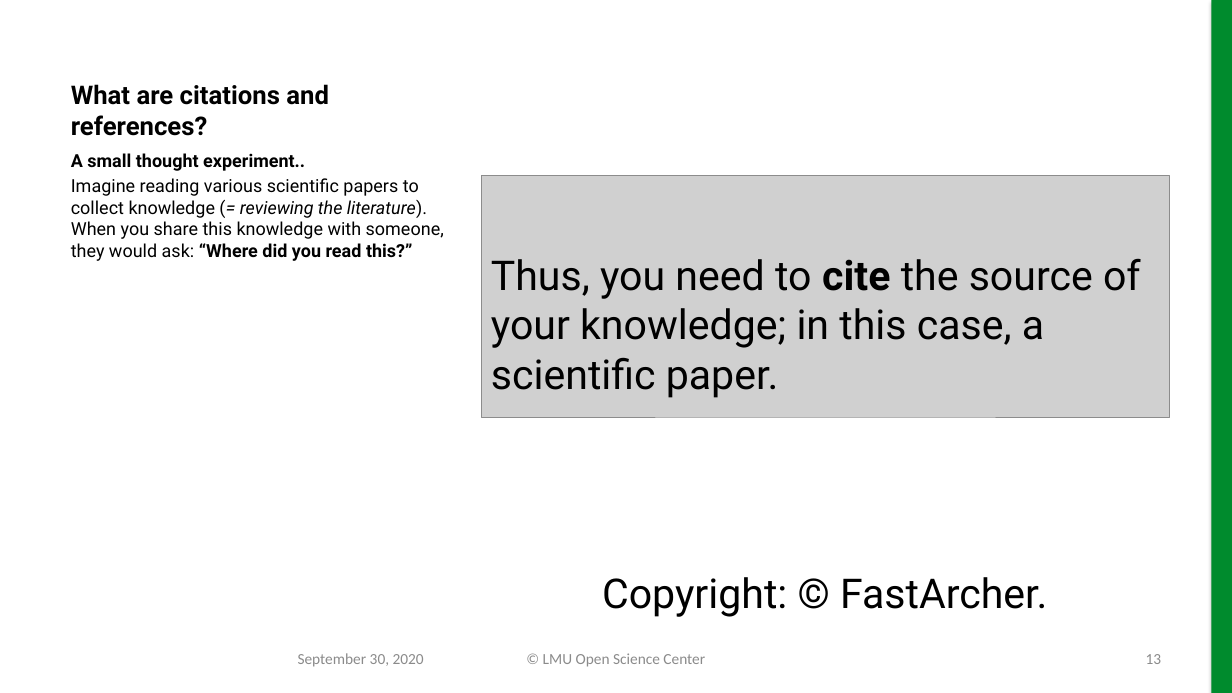
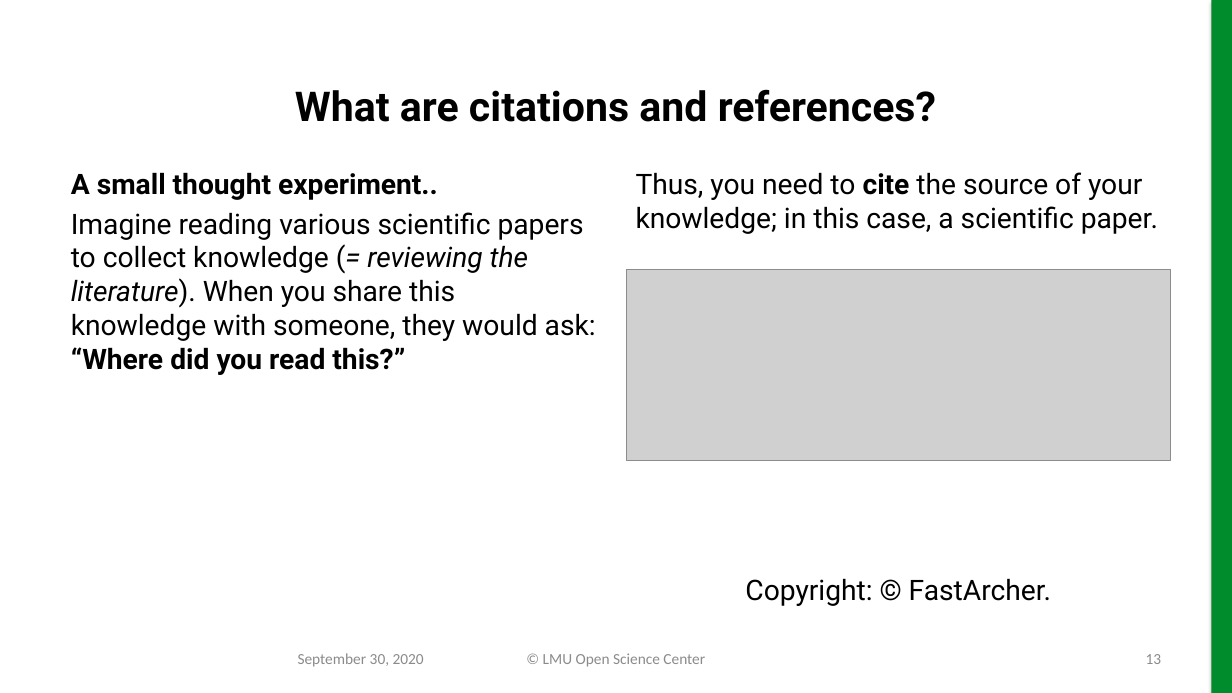
Before and after one commit to lmu-osc/slides-zenodo, a slide deck: slide 13 of working-output.pptx. Drawn at 1232x693 pixels with LibreOffice and Linux fonts; fonts in the diff are those of the drawing; grey boxes stand for pictures; background and template pictures are left out. Boxes give left, top, right and bottom in pixels: in the first picture for what was removed or moved away, otherwise in the second. Text is boxed around its words. In the diff, an @@ line names an element or a change of style, - is before the commit and + after.

```diff
--- a/working-output.pptx
+++ b/working-output.pptx
@@ title "What are citations and references?": place and size @@
-title "What are citations and references?" at box(71, 84, 329, 136)
+title "What are citations and references?" at box(295, 89, 936, 122)
@@ title "What are citations and references?" at box(295, 89, 936, 122): size 20 to 32 pt; alignment left to centre @@
@@ text "A small thought experiment..": place and size @@
-text "A small thought experiment.." at box(71, 153, 444, 261)
+text "A small thought experiment.." at box(71, 172, 596, 375)
@@ text "A small thought experiment.." at box(71, 172, 596, 375): size 14 to 22 pt; more space between paragraphs @@
@@ text "Thus, you need to cite ..." at box(636, 172, 1158, 234): size 32 to 22 pt; less space between paragraphs; vertical alignment middle to top @@
@@ text "Thus, you need to cite ...": place and size @@
-text "Thus, you need to cite ..." at box(491, 259, 1141, 398)
+text "Thus, you need to cite ..." at box(636, 172, 1158, 234)
@@ picture: place and size @@
-picture at box(482, 176, 1169, 417)
+picture at box(627, 270, 1171, 461)
@@ text "Copyright: © FastArcher.": place and size @@
-text "Copyright: © FastArcher." at box(602, 577, 1047, 617)
+text "Copyright: © FastArcher." at box(745, 578, 1051, 606)
@@ text "Copyright: © FastArcher." at box(745, 578, 1051, 606): size 32 to 22 pt; less space between paragraphs; vertical alignment middle to top @@
```
Also in this commit, not shown: 6 other slides changed, 11 other files.
